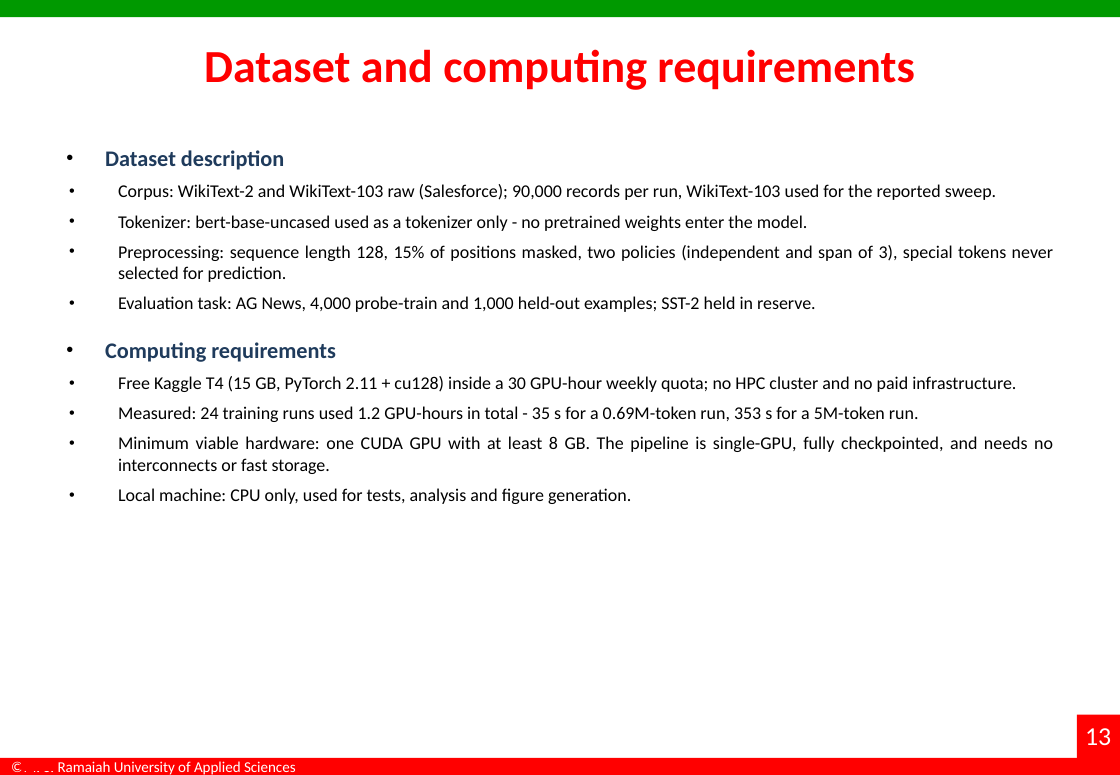
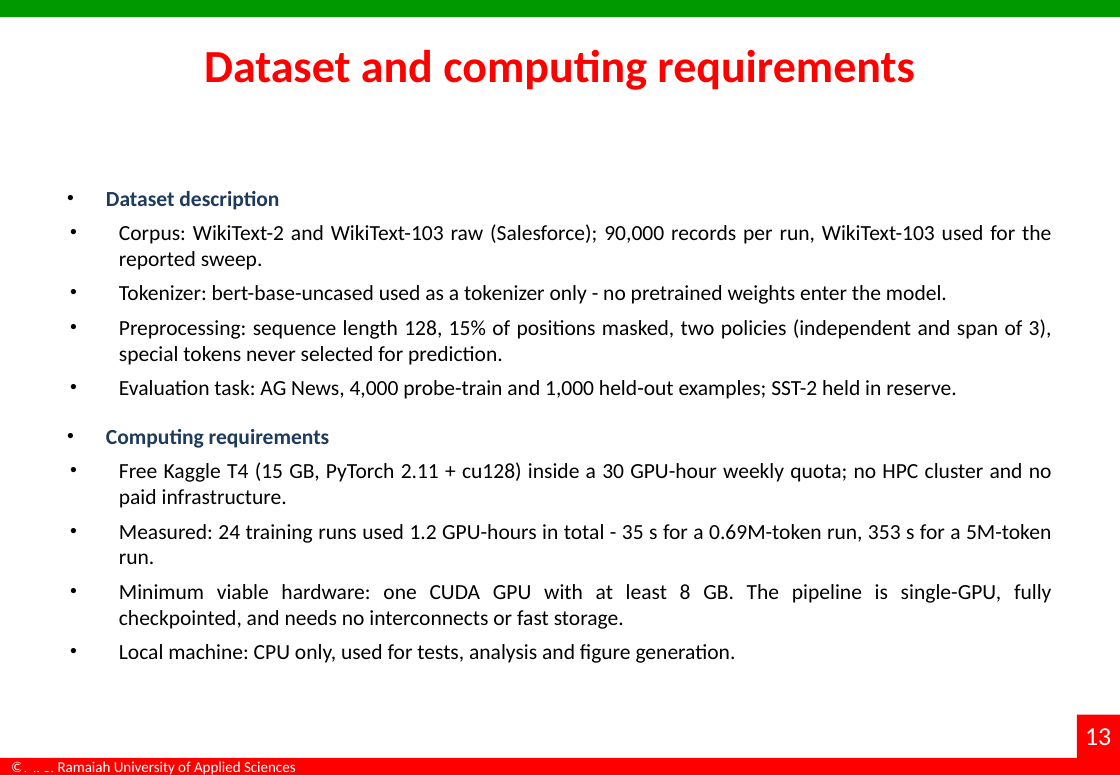
Before and after one commit to dakshadev/7th-sem, a slide deck: slide 13 of docs/Interim_Project_Presentation_7th-sem.pptx. Drawn at 1120x775 pixels with LibreOffice and Linux fonts; fonts in the diff are those of the drawing; background and template pictures are left out. Boxes give left, top, right and bottom in pixels: in the first picture for what was removed or moved away, otherwise in the second. Text is boxed around its words. In the diff, an @@ line names an element or a change of style, - is before the commit and + after.

Commit message:
docs(deck): type and alignment pass to presentation standard
Read as a viewer, not a thumbnail: six-column literature tables sat at 7.6pt, captions at 10pt, body
copy at 13pt, and every element type had its own left edge (tables 30pt, text 39pt, images 30-68pt).

- one left margin (0.55in) and one content width (700.8pt, i.e. the full area between margins)
- type floor raised: 20pt on the sparse slides, 17-18pt elsewhere, 15.5pt where the contents are
  dense, 10.5-11pt in tables, 11pt captions, 8.5pt references
- the longest paragraphs were rewritten in presentation register, since full sentences were the
  reason the type had to be small; the paper keeps the long form
- text blocks vertically balanced using PowerPoint's measured bound height instead of a guess
- column widths redistributed so Evidence has room and 'Completed' fits on one line
- orphan words removed from the conclusion bullets

Two regressions the render caught and this fixes: the references slide's two columns were being
stacked on one margin, and the repository link was being re-centred into the middle of the list.

scripts/polish_typography.ps1, scripts/rewrite_slide_copy.ps1, scripts/balance_text.ps1.

```diff
--- a/docs/Interim_Project_Presentation_7th-sem.pptx
+++ b/docs/Interim_Project_Presentation_7th-sem.pptx
@@ text "Dataset description": place and size @@
-text "Dataset description" at box(105, 150, 1053, 504)
+text "Dataset description" at box(106, 191, 1052, 663)
@@ text "Dataset description" at box(106, 191, 1052, 663): size 15.5 to 15 pt in "Dataset description", "Computing requirements"; size 12.5 to 15 pt @@
```
Also in this commit, not shown: 19 other slides changed, 6 other files.
